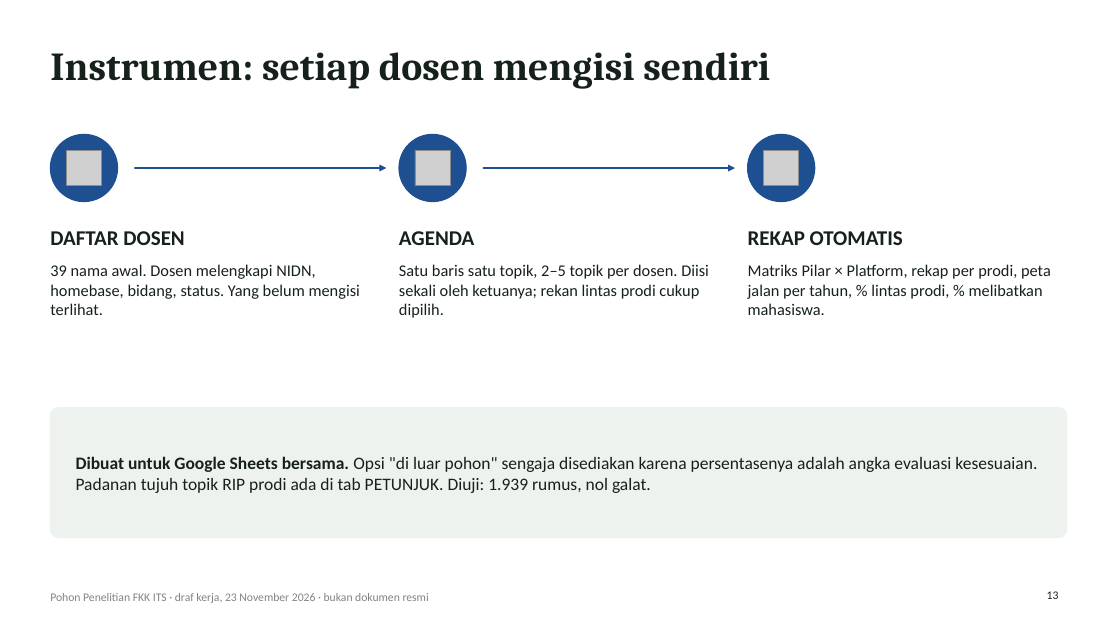
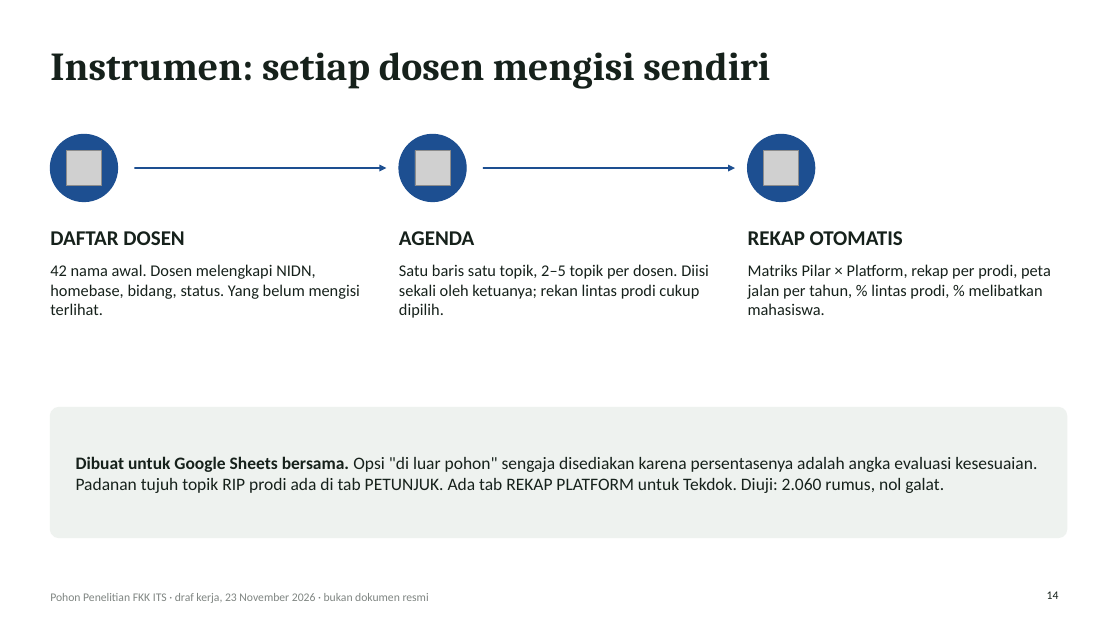
Before and after one commit to anakwirayuda-eng/desa-binaan-dashboard, a slide deck: slide 14 of output/PAPARAN_POHON_PENELITIAN_FKK_ITS.pptx (slide 13 before the commit). Drawn at 1120x630 pixels with LibreOffice and Linux fonts; fonts in the diff are those of the drawing; grey boxes stand for pictures. Boxes give left, top, right and bottom in pixels: in the first picture for what was removed or moved away, otherwise in the second. Text is boxed around its words. In the diff, an @@ line names an element or a change of style, - is before the commit and + after.

```diff
--- a/output/PAPARAN_POHON_PENELITIAN_FKK_ITS.pptx
+++ b/output/PAPARAN_POHON_PENELITIAN_FKK_ITS.pptx
@@ text at box(50, 264, 360, 315): text changed @@
-39 nama awal. Dosen melengkapi NIDN, homebase, bidang, status. Yang belum mengisi terlihat.
+42 nama awal. Dosen melengkapi NIDN, homebase, bidang, status. Yang belum mengisi terlihat.
@@ text at box(76, 456, 1037, 493): text changed @@
-Dibuat untuk Google Sheets bersama. Opsi "di luar pohon" sengaja disediakan karena persentasenya adalah angka evaluasi kesesuaian. Padanan tujuh topik RIP prodi ada di tab PETUNJUK. Diuji: 1.939 rumus, nol galat.
+Dibuat untuk Google Sheets bersama. Opsi "di luar pohon" sengaja disediakan karena persentasenya adalah angka evaluasi kesesuaian. Padanan tujuh topik RIP prodi ada di tab PETUNJUK. Ada tab REKAP PLATFORM untuk Tekdok. Diuji: 2.060 rumus, nol galat.
@@ page number at box(1047, 591, 1059, 599): text changed @@
-13
+14
```
Also in this commit, not shown: 5 other slides changed, 5 slides added, 1 slide removed, 16 other files.
